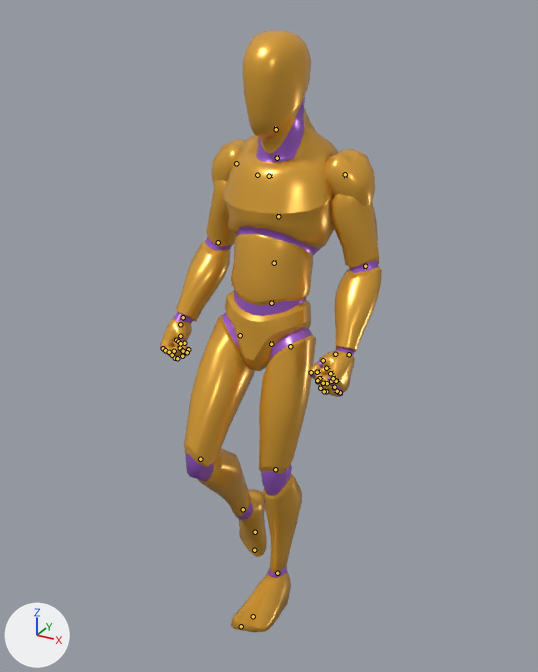
Renders of the glTF model apps/web/public/models/anim-library.glb from each side of a commit.
One viewpoint serves both versions: a 50 mm lens placed at (1.061, -1.835, 1.874), pointed at (0.049, 0.005, 0.955). The axes (+X, +Y, +Z) are drawn at lower left. The lights are the same throughout. The first picture is the older version. Both versions are drawn at frame 9 of the action 'Rig|Walk_Back_Loop'; the numbers are the values there. The bones that change, and the others that lie on the model, are drawn over the model as lines.

The first picture shows 'Mannequin'.
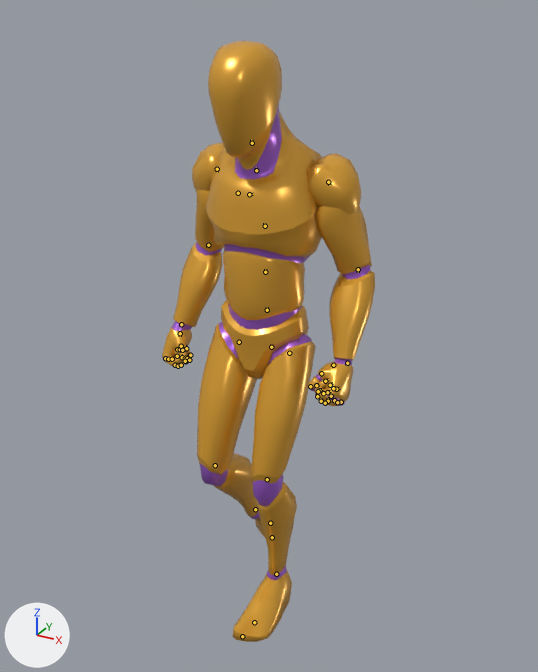
Location of each change, (x1, y1, x2, y2) in pixels of the pictures (538 x 672 px):
'Mannequin', posed
    before: (160, 30, 382, 633)
    after: (162, 41, 375, 642)
bone 'pelvis', root to tip
    before: (271, 344) to (271, 341)
    after: (271, 347) to (271, 344)
bone 'thigh_l', root to tip
    before: (290, 346) to (290, 347)
    after: (289, 353) to (289, 354)
bone 'calf_l', root to tip
    before: (275, 469) to (275, 470)
    after: (267, 479) to (267, 480)
bone 'foot_l', root to tip
    before: (277, 573) to (277, 574)
    after: (276, 574) to (276, 575)
bone 'thigh_r', root to tip
    before: (240, 335) to (239, 337)
    after: (239, 342) to (239, 343)
bone 'calf_r', root to tip
    before: (200, 459) to (201, 459)
    after: (215, 465) to (215, 466)
bone 'foot_r', root to tip
    before: (243, 509) to (243, 510)
    after: (255, 509) to (256, 509)

The edits, one by one:
Bone 'pelvis' (bone_pelvis) moves from (0.00035, -0.0001, 3e-05) to (0.00035, -0.0002, 5e-05).
Bone 'pelvis' (bone_pelvis) turns from (-15, 0, 0) to (-3, 0, 0) degrees about its own x, y and z.
Bone 'thigh_l' (bone_thigh_l) turns from (2, 0, 1) to (-18, 0, 1) degrees about its own x, y and z.
Bone 'calf_l' (bone_calf_l) turns from (11, 0, 0) to (25, 0, 0) degrees about its own x, y and z.
Bone 'foot_l' (bone_foot_l) turns from (-11, 0, 0) to (-6, 0, 0) degrees about its own x, y and z.
Bone 'thigh_r' (bone_thigh_r) turns from (-22, 2, 0) to (-20, 1, 0) degrees about its own x, y and z.
Bone 'calf_r' (bone_calf_r) turns from (67, -2, 0) to (56, -2, 0) degrees about its own x, y and z.
Bone 'foot_r' (bone_foot_r) turns from (56, 1, -1) to (66, 1, -1) degrees about its own x, y and z.
